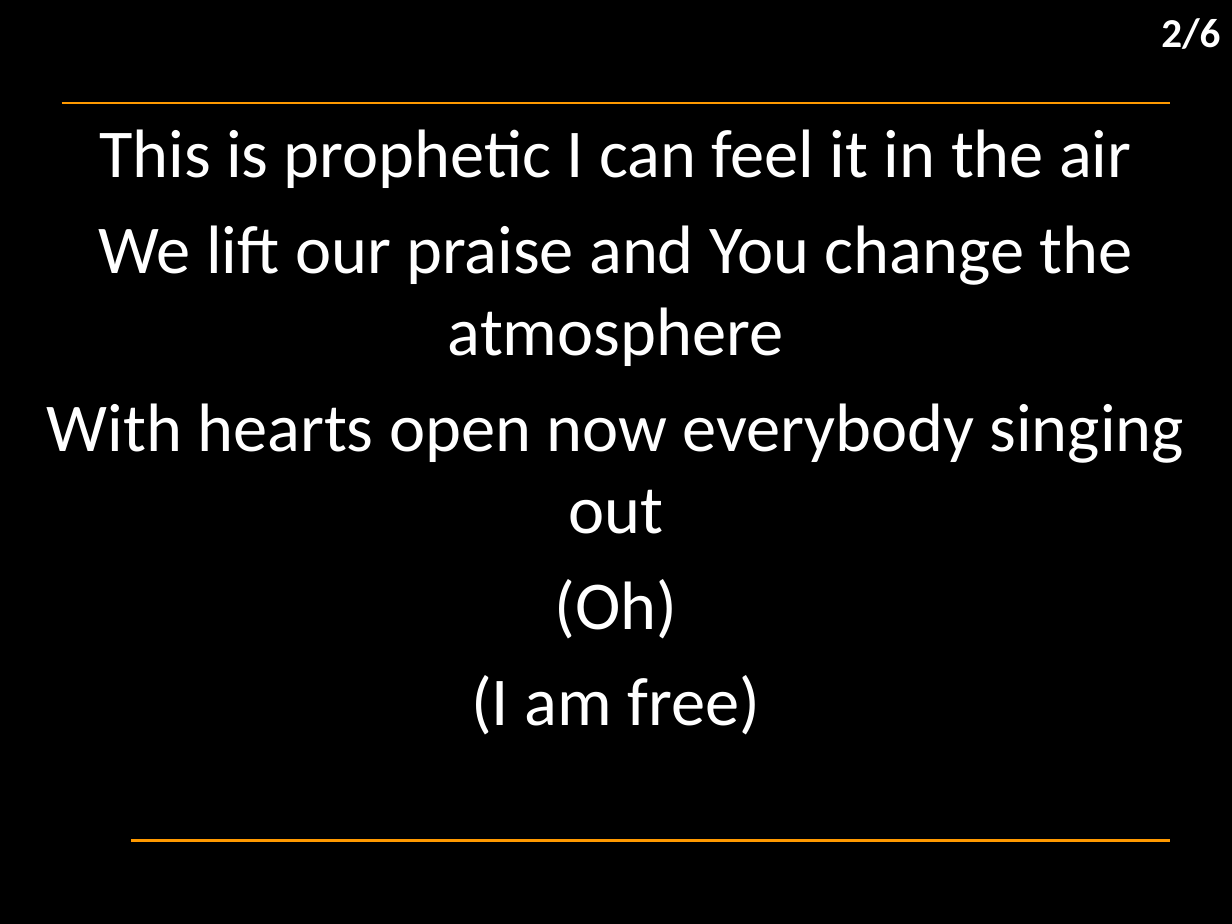
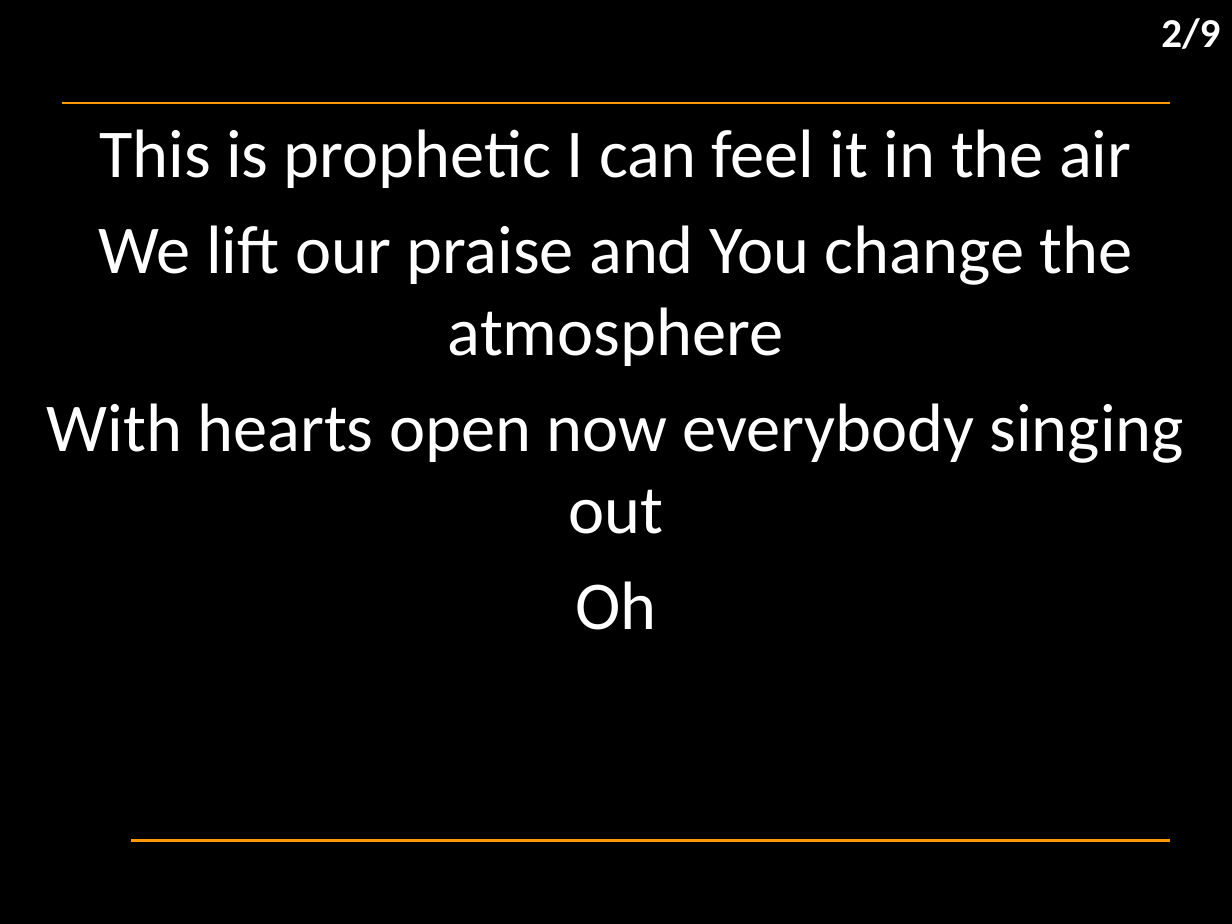
Before and after one commit to hoo-are-ya/worship, a slide deck: slide 17 of docs/songs_2024-06-16.pptx (slide 13 before the commit). Drawn at 1232x924 pixels with LibreOffice and Linux fonts; fonts in the diff are those of the drawing; background and template pictures are left out. Boxes give left, top, right and bottom in pixels: in the first picture for what was removed or moved away, otherwise in the second. Text is boxed around its words. In the diff, an @@ line names an element or a change of style, - is before the commit and + after.

```diff
--- a/docs/songs_2024-06-16.pptx
+++ b/docs/songs_2024-06-16.pptx
@@ text at box(1161, 18, 1220, 49): text changed @@
-2/6
+2/9
@@ subtitle at box(575, 581, 656, 630): text changed @@
-(Oh)
-(I am free)
+Oh
```
Also in this commit, not shown: 16 other slides changed, 10 slides added, 1 slide removed, 1 other file.
